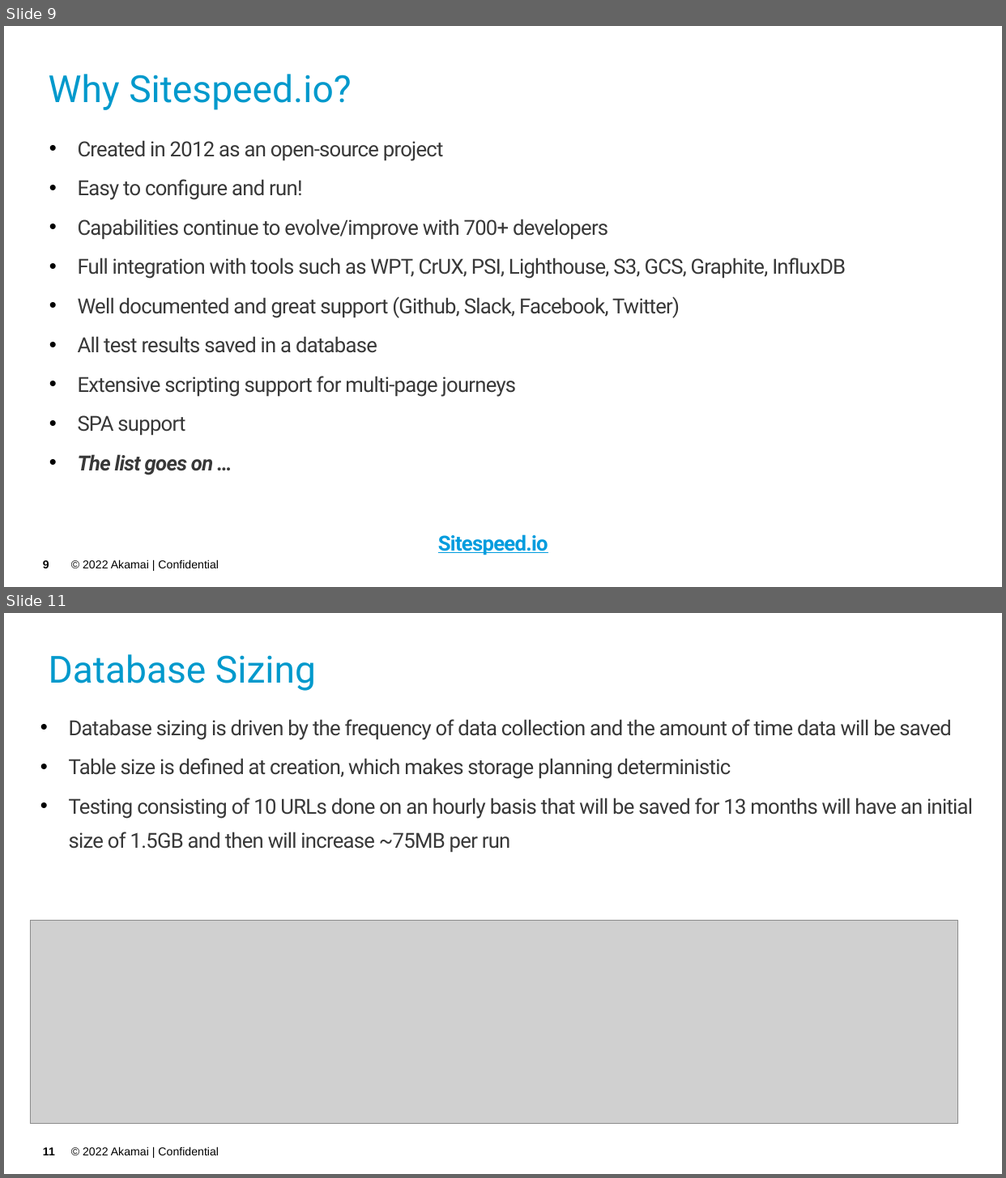
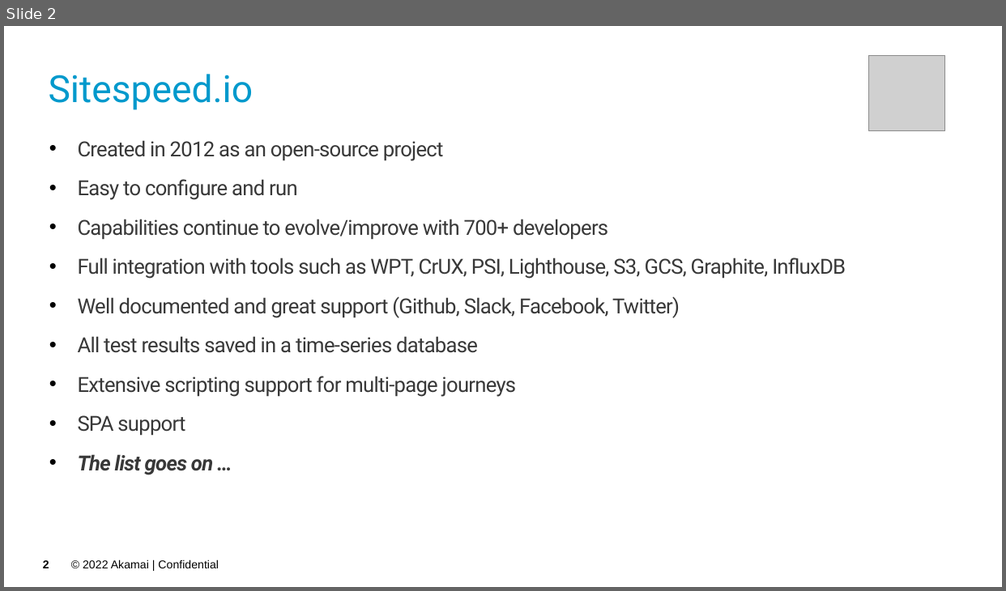
Before and after one commit to akamai-consulting/sitespeed, a slide deck: Info/Overview.pptx. Shown one above the other, each under a label of ours: slides 9 and 11 before the commit, slide 2 after it; the slides between them are not shown. The pictures are 1006x1178 and 1006x591 pixels, drawn with LibreOffice and Linux fonts; fonts in the diff are those of the drawing; grey boxes stand for pictures; background and template pictures are left out. Boxes give left, top, right and bottom in pixels: in the first picture for what was removed or moved away, otherwise in the second. Text is boxed around its words. In the diff, an @@ line names an element or a change of style, - is before the commit and + after.

```diff
--- a/Info/Overview.pptx
+++ b/Info/Overview.pptx
@@ slide 11 removed at (x1=4, y1=613, x2=1002, y2=1174), background picture (left out); not listed: 2 template elements that a slide beside it also shows @@
@@ title removed at (x1=49, y1=654, x2=316, y2=691) @@
-Database Sizing
@@ text removed at (x1=69, y1=719, x2=973, y2=853) @@
-• Database sizing is driven by the frequency of data collection and the amount of time data will be saved
-• Table size is defined at creation, which makes storage planning deterministic
-• Testing consisting of 10 URLs done on an hourly basis that will be saved for 13 months will have an initial size of 1.5GB and then will increase ~75MB per run
@@ picture removed at (x1=30, y1=921, x2=957, y2=1124) @@
@@ what was slide 9 is now slide 2 @@
@@ slide 2 changed as well @@
@@ title at (x1=49, y1=74, x2=253, y2=110): text changed @@
-Why Sitespeed.io?
+Sitespeed.io
@@ picture added at (x1=869, y1=55, x2=946, y2=131) @@
@@ text at (x1=78, y1=179, x2=298, y2=200): text changed @@
-• Easy to configure and run!
+• Easy to configure and run
@@ text at (x1=78, y1=336, x2=478, y2=353): text changed @@
-• All test results saved in a database
+• All test results saved in a time-series database
@@ text removed at (x1=438, y1=535, x2=548, y2=556) @@
-Sitespeed.io
@@ page number at (x1=43, y1=561, x2=49, y2=569): text changed @@
-9
+2
```
Also in this commit, not shown: 5 other slides changed, 3 slides added, 5 other slides removed.
